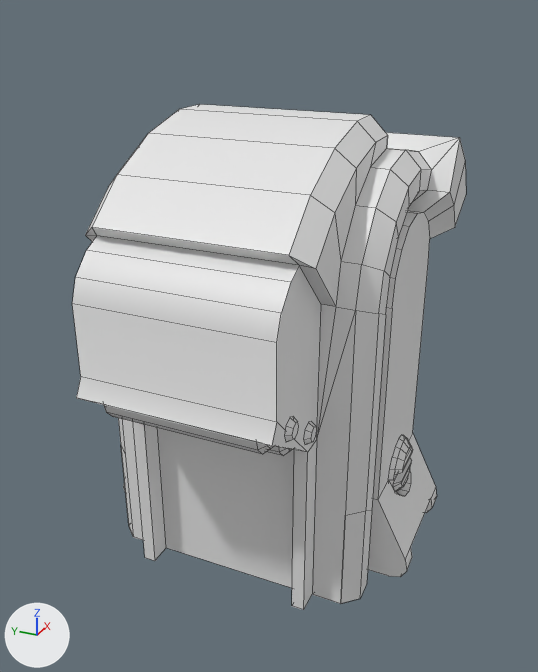
A saved change to the FBX model Objects/Mesh/obj_factory_dropper_basic_01_off.fbx.
Before and after are seen from a 50 mm lens placed at (-0.1437, -0.063, 0.0699), pointed at (-0.0078, -0.0019, 0.0019). The lights are fixed; the arrows at lower left show +X, +Y and +Z. Mesh edges are drawn as thin lines. Where no turn or scale is listed for an object, it has been applied to the vertices.

Before the edit, the objects in view are built like this:
```python
me_cube_003 = bpy.data.meshes.new('Cube.003')
me_cube_003.from_pydata(...)  # 482 vertices, 400 faces; spans x -0.047..0.0306, y -0.0377..0.0377, z -0.05..0.0485
ob_obj_dropper_001 = bpy.data.objects.new('obj_dropper.001', me_cube_003)
ob_obj_dropper_001.location = (0.0, 0.0, 0.0)
```
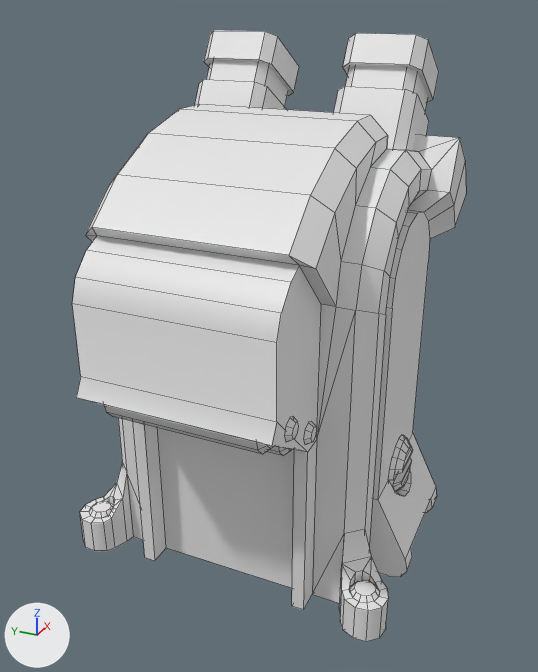
The newer file is also rescaled (x1.2), turned or shifted as a whole; pictures and numbers use the older file's frame.

Where the change shows, as pixel boxes [x1, y1, x2, y2] in the pictures (538 x 672 px):
'obj_dropper.001', reshaped (21% taller): before [72, 104, 466, 610]; after [72, 30, 466, 642]
part 1 of me_cube_003, added: after [195, 79, 287, 110]
part 2 of me_cube_003, added: after [204, 30, 299, 95]
part 3 of me_cube_003, added: after [206, 60, 288, 107]
part 4 of me_cube_003, added: after [334, 86, 429, 151]
part 5 of me_cube_003, added: after [343, 33, 439, 102]
part 6 of me_cube_003, added: after [346, 65, 428, 111]
part 7 of me_cube_003, built on: before [118, 310, 386, 604]; after [80, 310, 388, 642]

The change in detail:
me_cube_003 is used by ob_obj_dropper_001; location (0.0, 0.0, 0.0).
me_cube_003 had 482 vertices, 400 faces and spanned x -0.047..0.0306, y -0.0377..0.0377, z -0.05..0.0485.
me_cube_003 now has 676 vertices, 552 faces and spans x -0.047..0.0342, y -0.0377..0.0377, z -0.05..0.0626.
me_cube_003 part 1: a new loose piece of 16 vertices spanning x 0.0056..0.0286, y 0.0083..0.0253, z 0.032..0.0526.
me_cube_003 part 2: a new loose piece of 16 vertices spanning x 0.0144..0.0342, y 0.0083..0.0253, z 0.0477..0.0626.
me_cube_003 part 3: a new loose piece of 16 vertices spanning x 0.0125..0.0304, y 0.0094..0.0242, z 0.043..0.0572.
me_cube_003 part 4: a new loose piece of 16 vertices spanning x 0.0056..0.0286, y -0.0253..-0.0083, z 0.032..0.0526.
me_cube_003 part 5: a new loose piece of 16 vertices spanning x 0.0144..0.0342, y -0.0253..-0.0083, z 0.0477..0.0626.
me_cube_003 part 6: a new loose piece of 16 vertices spanning x 0.0125..0.0304, y -0.0242..-0.0094, z 0.043..0.0572.
Part 7, on me_cube_003:
8 vertices are removed from x -0.025..-0.017, y -0.03..0.03, z -0.05..-0.0264.
14 faces are deleted.
98 vertices are added at x -0.033..-0.0219, y -0.0375..0.0375, z -0.05..-0.0311.
8 new vertices lie (0.0, 0.0, 0.0082) away from vertices in x -0.033..-0.028, y -0.0375..0.0375, z -0.05.
112 new faces join them.
